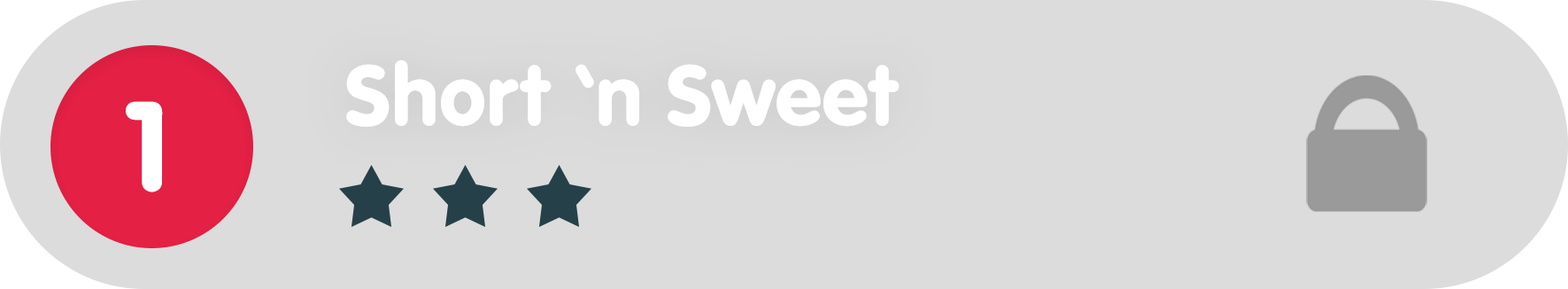
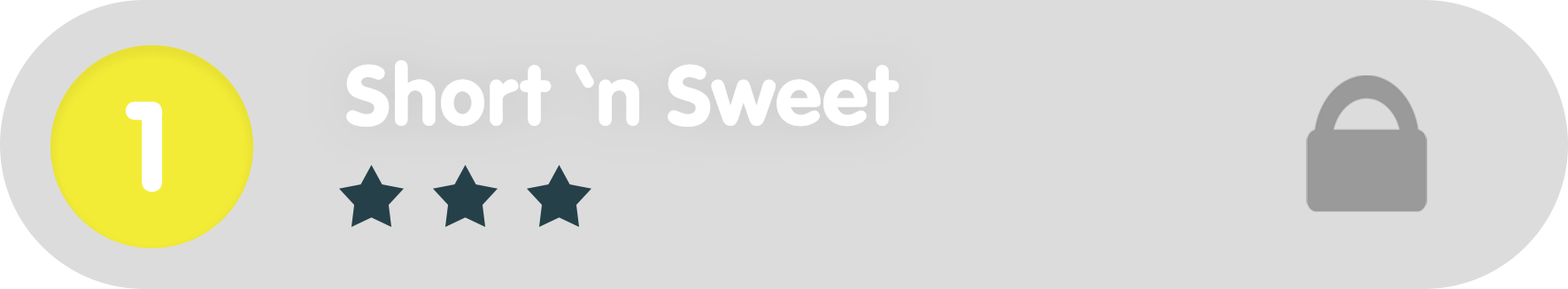
Comparing the layer stacks of the two 1568x289 images. Changes:
painted on "Ellipse_green" over [50, 45, 254, 248]
